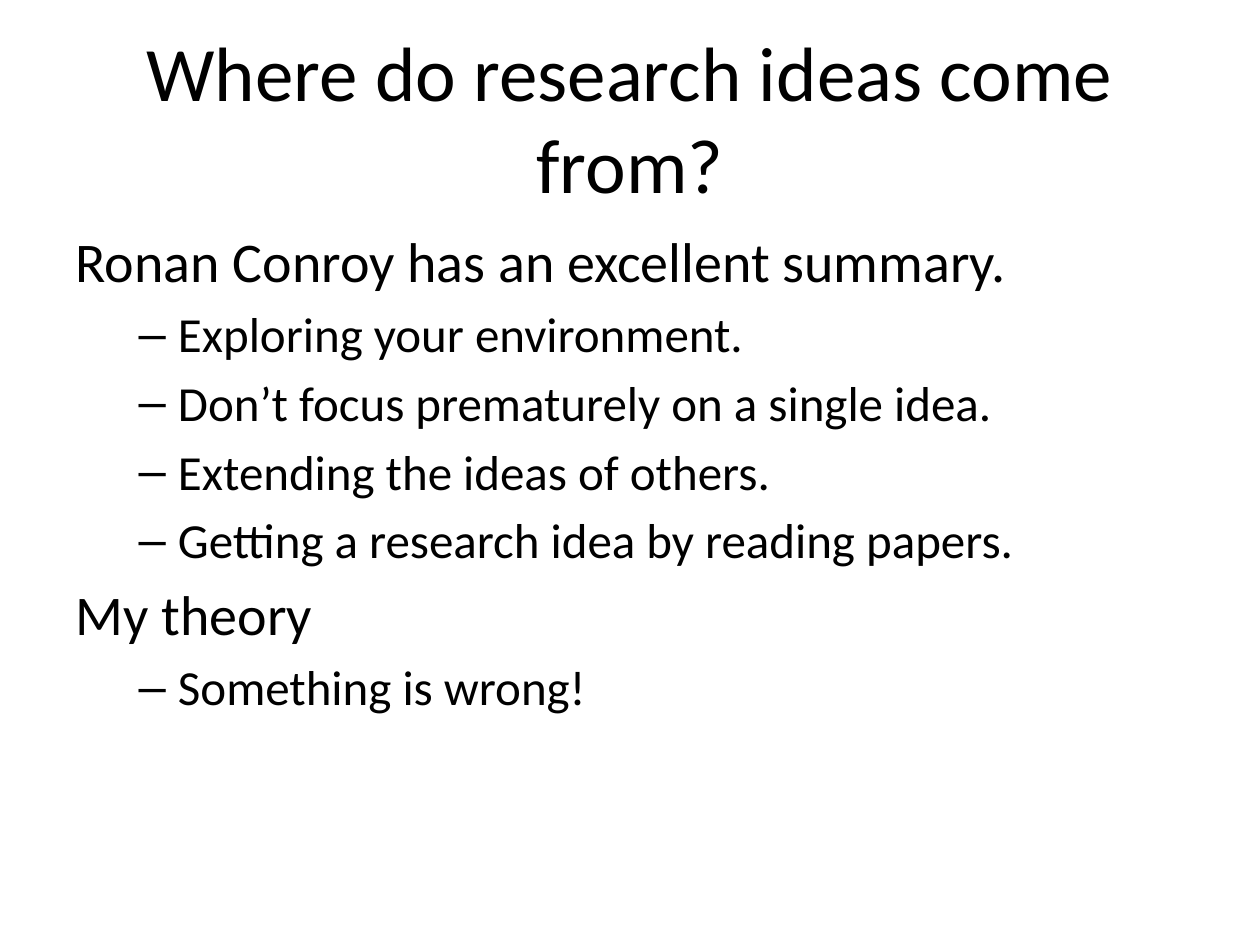
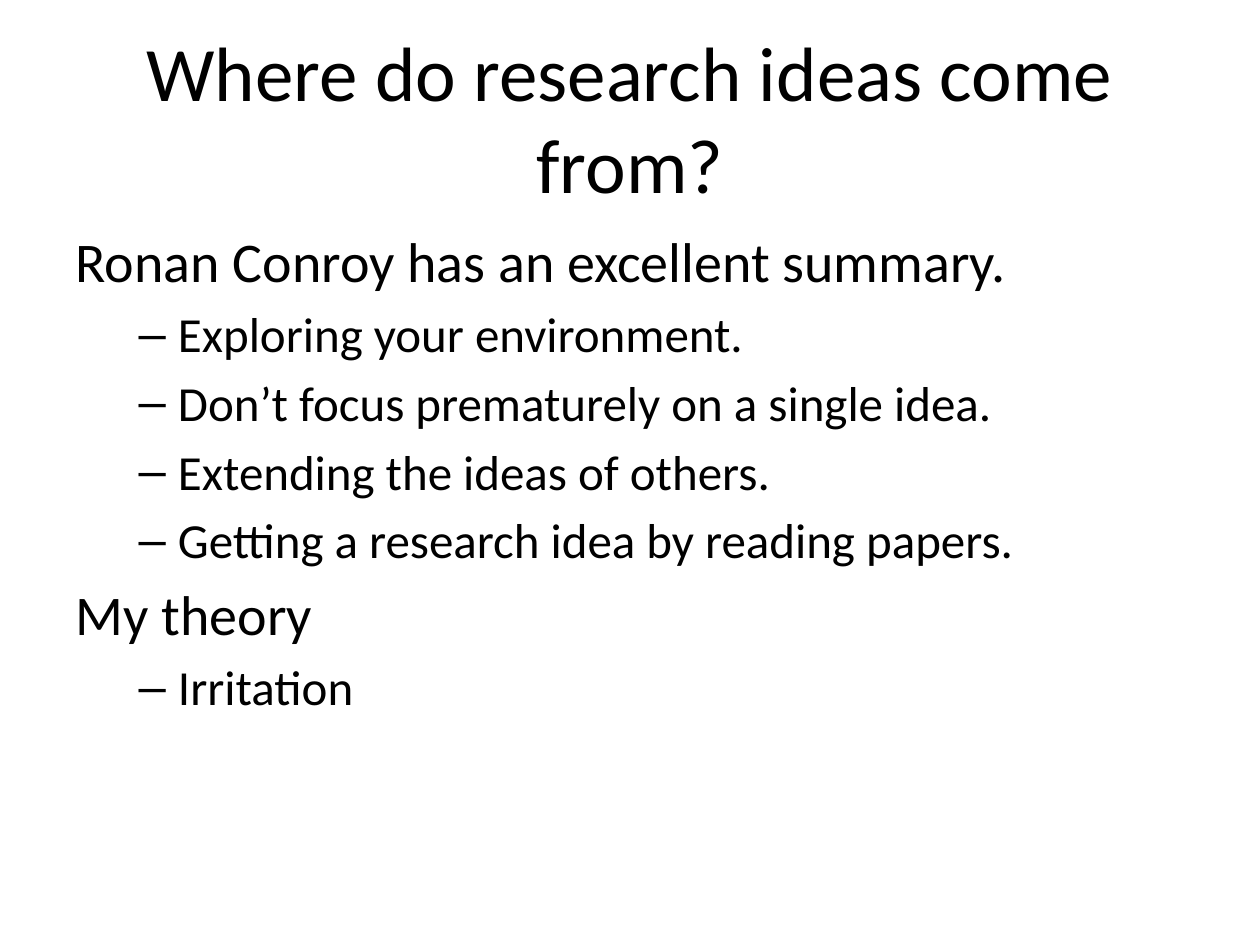
Before and after one commit to pmean/classes, a slide deck: slide 8 of clinical-research-methodology/results/video01-introduction.pptx (slide 7 before the commit). Drawn at 1260x945 pixels with LibreOffice and Linux fonts; fonts in the diff are those of the drawing. Boxes give left, top, right and bottom in pixels: in the first picture for what was removed or moved away, otherwise in the second. Text is boxed around its words. In the diff, an @@ line names an element or a change of style, - is before the commit and + after.

```diff
--- a/clinical-research-methodology/results/video01-introduction.pptx
+++ b/clinical-research-methodology/results/video01-introduction.pptx
@@ text at [178, 671, 353, 706]: text changed @@
-  – Something is wrong!
+  – Irritation
```
Also in this commit, not shown: 3 other slides changed, 10 slides added, 1 other file.
